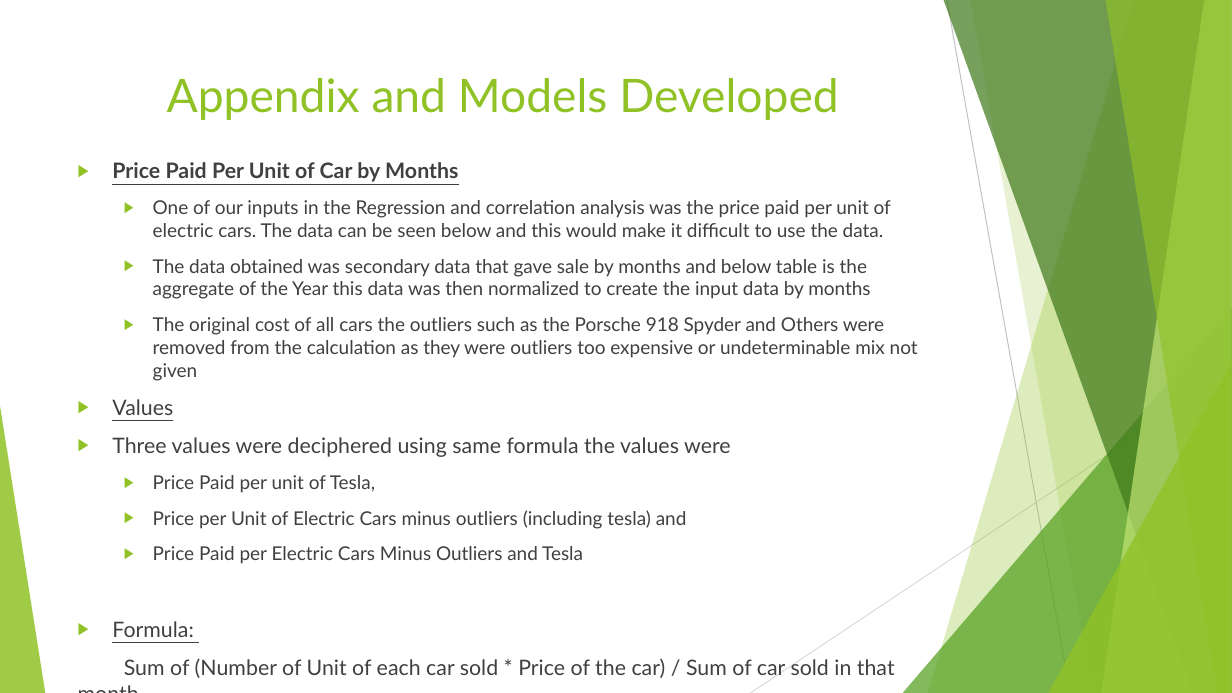
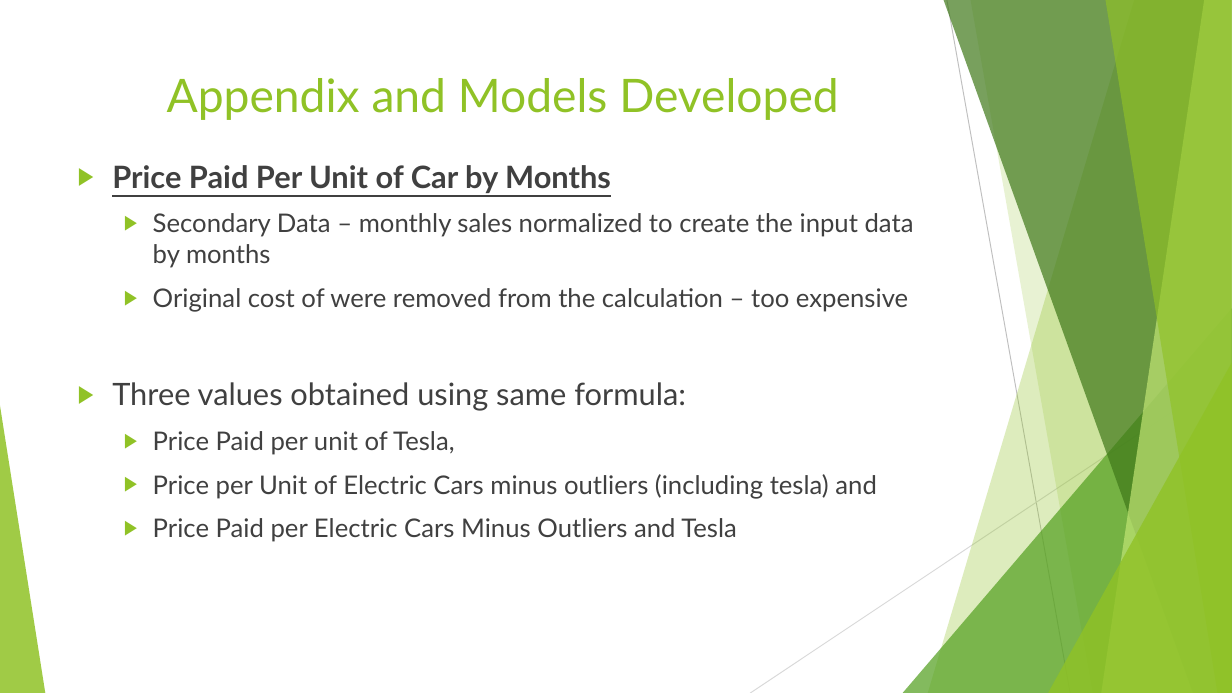
Before and after one commit to sonamgupta1105/Tesla_Analytics, a slide deck: slide 14 of finalPptTesla.pptx. Drawn at 1232x693 pixels with LibreOffice and Linux fonts; fonts in the diff are those of the drawing. Boxes give left, top, right and bottom in pixels: in the first picture for what was removed or moved away, otherwise in the second. Text is boxed around its words. In the diff, an @@ line names an element or a change of style, - is before the commit and + after.

```diff
--- a/finalPptTesla.pptx
+++ b/finalPptTesla.pptx
@@ text at box(112, 165, 877, 542): size 16.6 to 24 pt in "Price Paid Per Unit of Car by ..."; size 14.8 to 20 pt in "Price Paid per unit of Tesla,", "Price per Unit of Electric Cars minus ...", "Price Paid per Electric Cars Minus Outliers ..." @@
@@ text at box(112, 213, 914, 411): text changed; size 14.8 to 20 pt @@
-  ▶ One of our inputs in the Regression and correlation analysis was the price paid per unit of electric cars. The data can be seen below and this would make it difficult to use the data.
-  ▶ The data obtained was secondary data that gave sale by months and below table is the aggregate of the Year this data was then normalized to create the input data by months
-  ▶ The original cost of all cars the outliers such as the Porsche 918 Spyder and Others were removed from the calculation as they were outliers too expensive or undeterminable mix not given
-▶ Values
-▶ Three values were deciphered using same formula the values were
+  ▶ Secondary Data – monthly sales normalized to create the input data by months
+  ▶ Original cost of were removed from the calculation – too expensive
+▶ Three values obtained using same formula:
@@ text at box(112, 621, 895, 678): paragraphs removed @@
-▶ Formula:
-Sum of (Number of Unit of each car sold * Price of the car) / Sum of car sold in that month
```
Also in this commit, not shown: 14 other slides changed.
